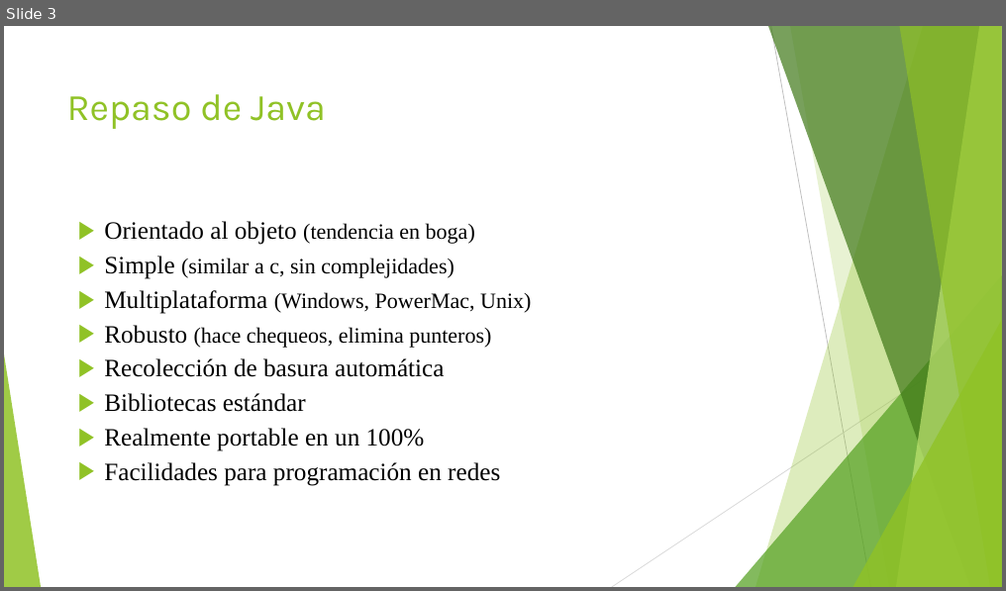
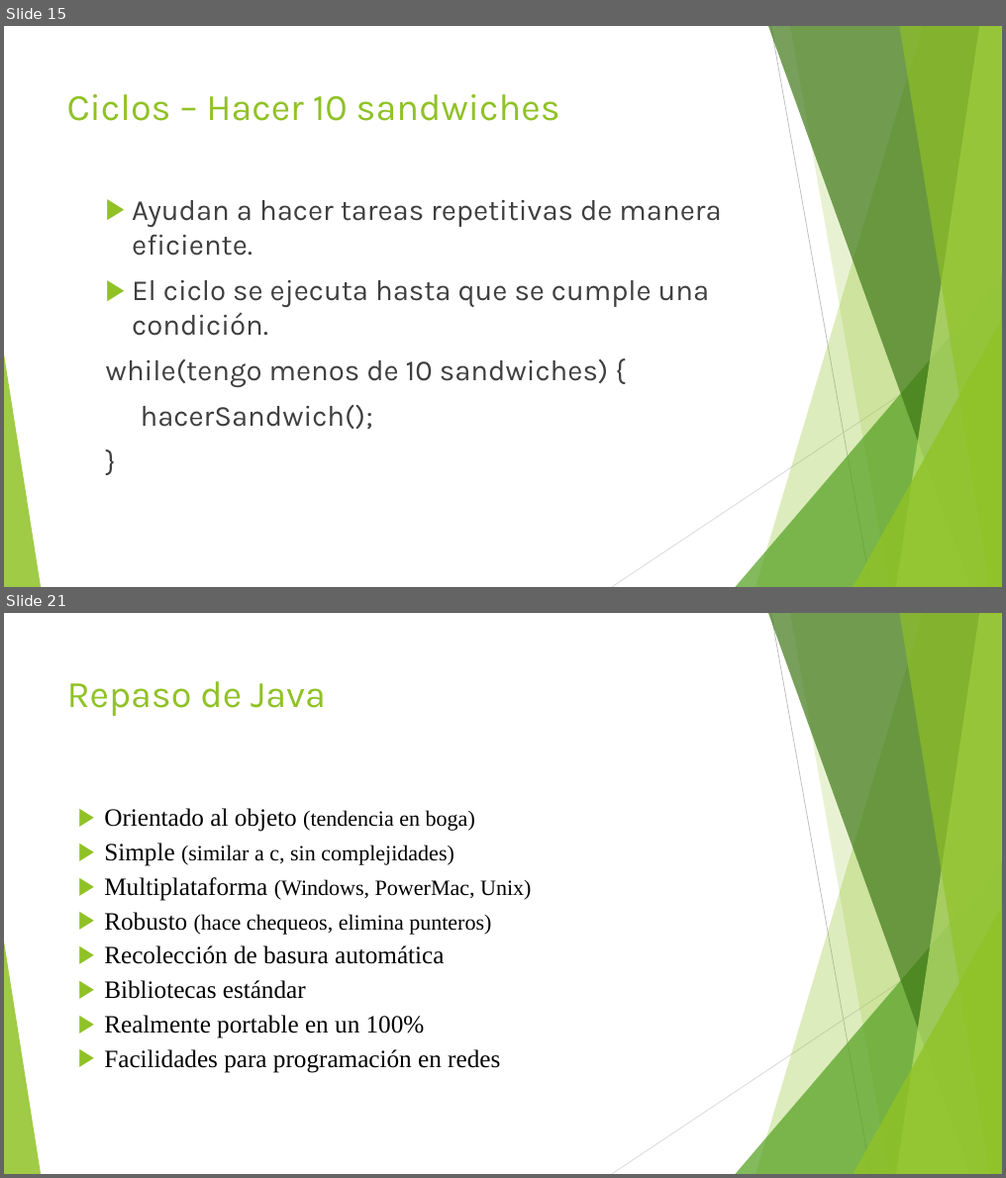
Before and after one commit to jomarnavarro/basicJava, a slide deck: Selenium, session 2.pptx. Shown one above the other, each under a label of ours: slide 3 before the commit, slides 15 and 21 after it; the slides between them are not shown. The pictures are 1006x591 and 1006x1178 pixels, drawn with LibreOffice and Linux fonts; fonts in the diff are those of the drawing. Boxes give left, top, right and bottom in pixels: in the first picture for what was removed or moved away, otherwise in the second. Text is boxed around its words. In the diff, an @@ line names an element or a change of style, - is before the commit and + after.

```diff
--- a/Selenium, session 2.pptx
+++ b/Selenium, session 2.pptx
@@ slide 15 added at (x1=4, y1=26, x2=1002, y2=587), background #FFFFFF; not listed: 10 template elements that a slide beside it also shows @@
@@ title added at (x1=67, y1=94, x2=560, y2=121), 36 pt, text #90C226 @@
+Ciclos – Hacer 10 sandwiches
@@ text added at (x1=106, y1=200, x2=721, y2=429), 28 pt, text #3F3F3F @@
+▶ Ayudan a hacer tareas repetitivas de manera eficiente.
+▶ El ciclo se ejecuta hasta que se cumple una condición.
+while(tengo menos de 10 sandwiches) {
+hacerSandwich();
+}
@@ what was slide 3 is now slide 21 @@
```
Also in this commit, not shown: 18 other slides added, 1 slide removed.
